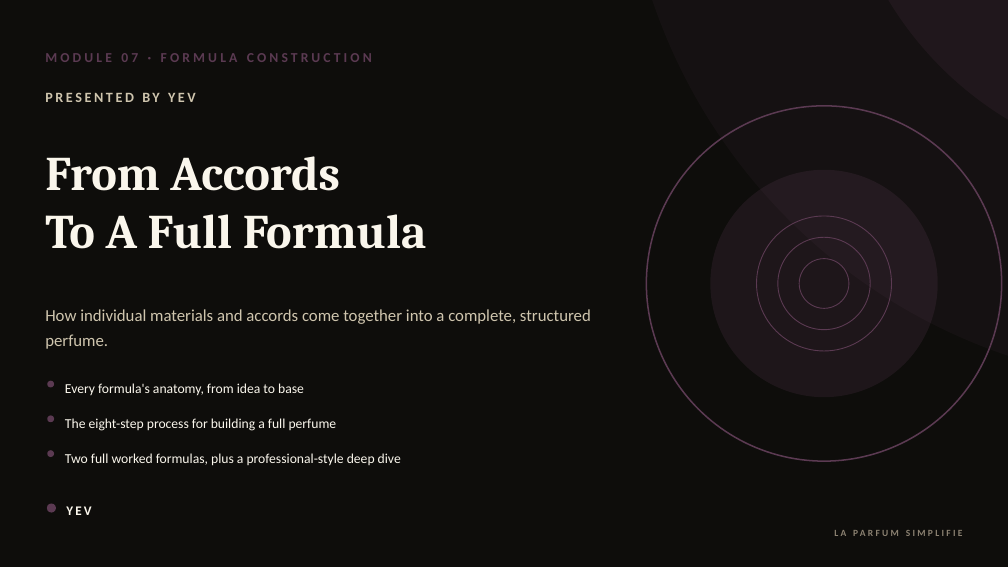
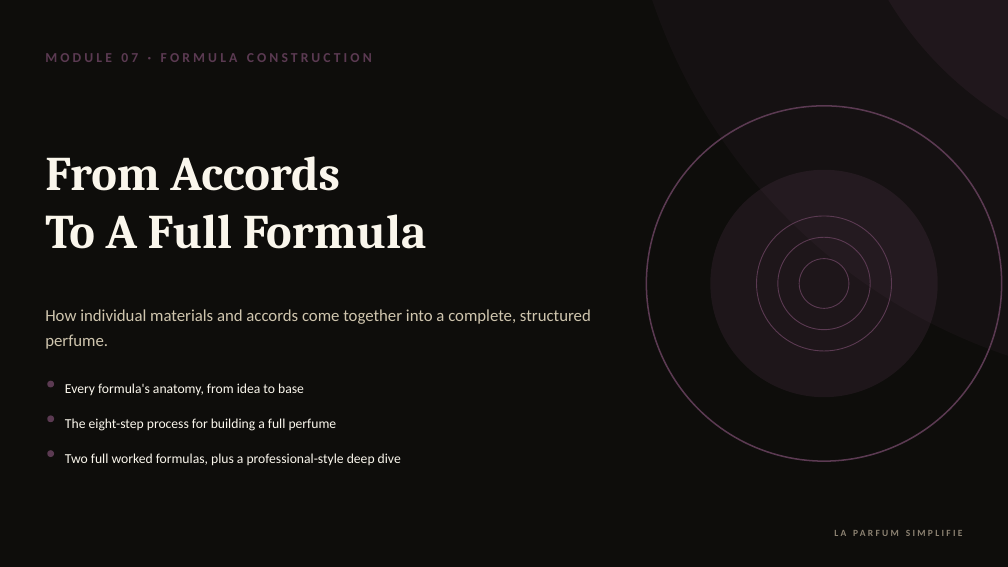
Before and after one commit to yevfumes/yev, a slide deck: slide 161 of course/LA_PARFUM_SIMPLIFIE.pptx (slide 162 before the commit). Drawn at 1008x567 pixels with LibreOffice and Linux fonts; fonts in the diff are those of the drawing. Boxes give left, top, right and bottom in pixels: in the first picture for what was removed or moved away, otherwise in the second. Text is boxed around its words. In the diff, an @@ line names an element or a change of style, - is before the commit and + after.

```diff
--- a/course/LA_PARFUM_SIMPLIFIE.pptx
+++ b/course/LA_PARFUM_SIMPLIFIE.pptx
@@ text removed at [45, 92, 196, 102] @@
-PRESENTED BY YEV
@@ ellipse removed at [47, 504, 56, 513] @@
@@ text removed at [66, 506, 91, 515] @@
-YEV
```
Also in this commit, not shown: 233 other slides changed, 1 slide removed, 15 other files.
